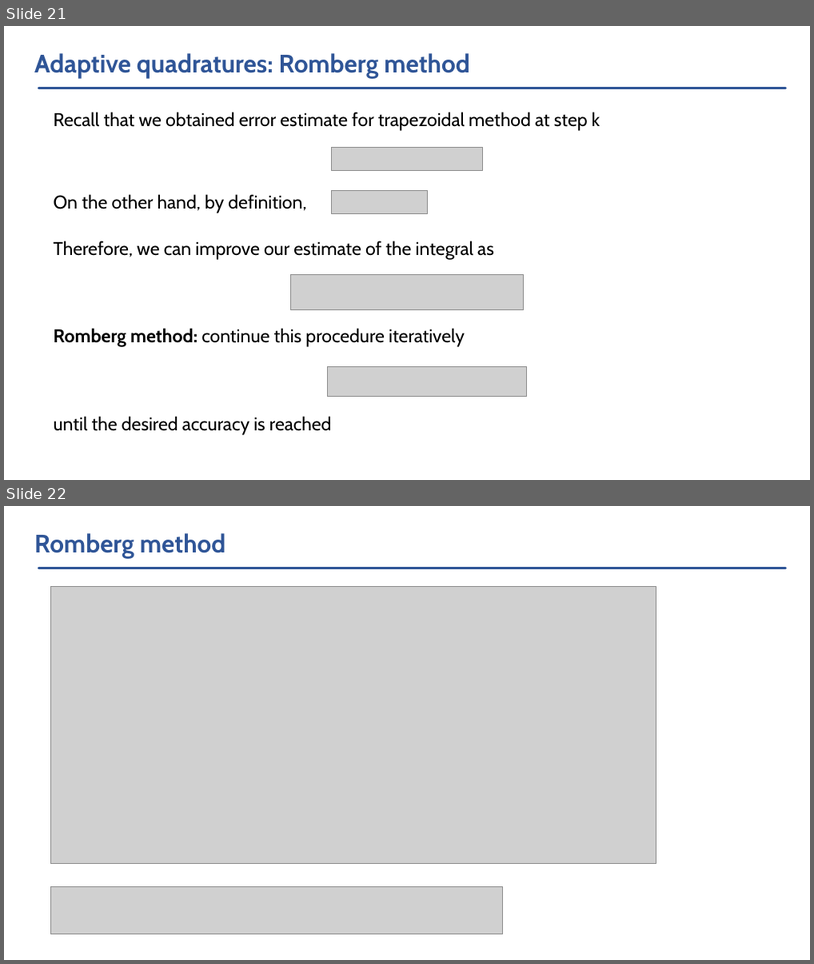
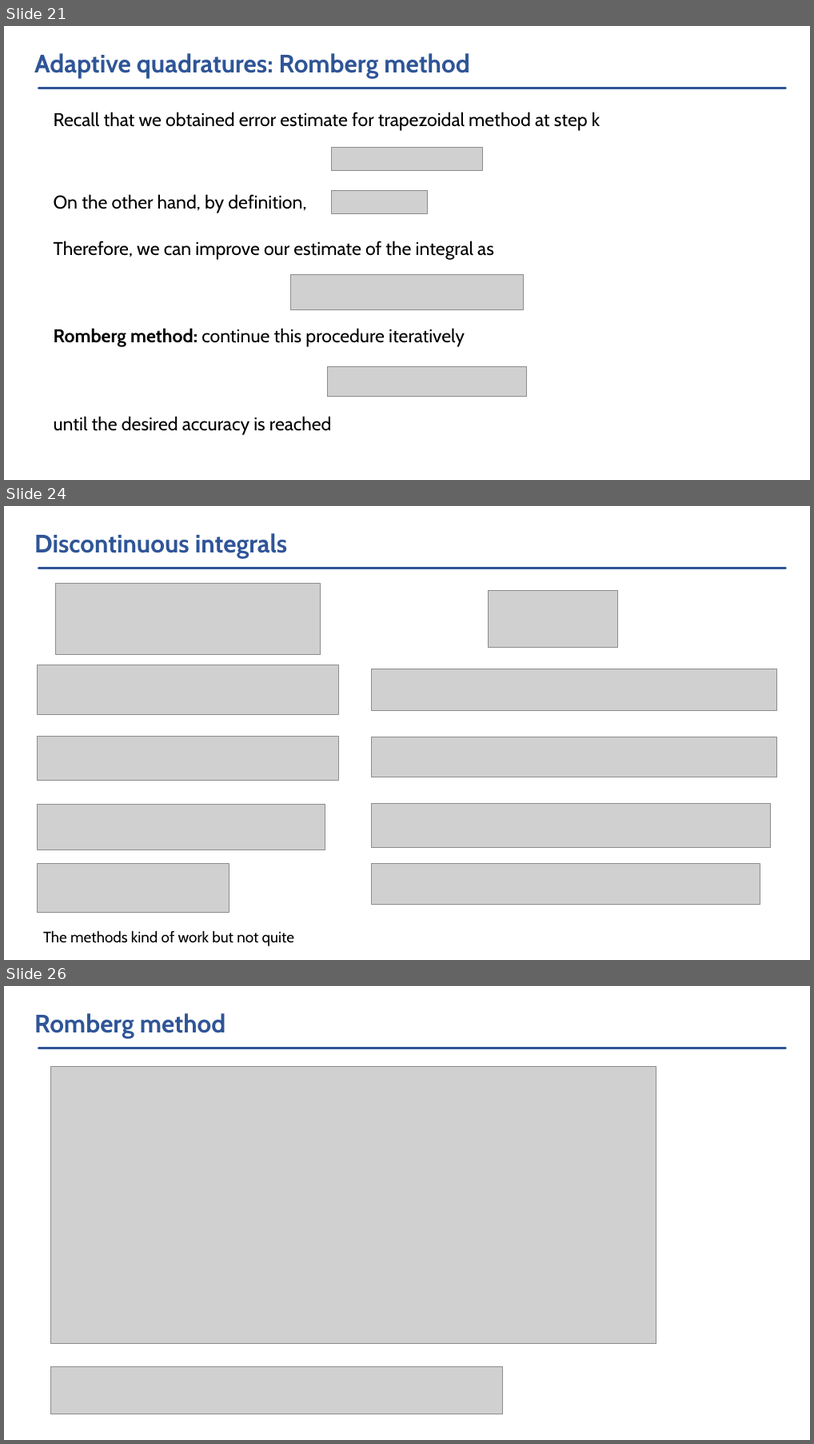
Before and after one commit to vlvovch/PHYS6350-ComputationalPhysics, a slide deck: slides/Lecture8-02-11-25-NumericalIntegration.pptx. Shown one above the other, each under a label of ours: slides 21 and 22 before the commit, slides 21, 24 and 26 after it; the slides between them are not shown. The pictures are 814x964 and 814x1444 pixels, drawn with LibreOffice and Linux fonts; fonts in the diff are those of the drawing; grey boxes stand for pictures. Boxes give left, top, right and bottom in pixels: in the first picture for what was removed or moved away, otherwise in the second. Text is boxed around its words. In the diff, an @@ line names an element or a change of style, - is before the commit and + after.

```diff
--- a/slides/Lecture8-02-11-25-NumericalIntegration.pptx
+++ b/slides/Lecture8-02-11-25-NumericalIntegration.pptx
@@ slide 24 added at (x1=4, y1=506, x2=810, y2=960), background #FFFFFF; not listed: 1 template element that a slide beside it also shows @@
@@ title added at (x1=34, y1=533, x2=287, y2=558), 30 pt, text #2F5597, bold @@
+Discontinuous integrals
@@ picture added at (x1=56, y1=583, x2=321, y2=654) @@
@@ picture added at (x1=489, y1=590, x2=618, y2=647) @@
@@ picture added at (x1=38, y1=664, x2=339, y2=714) @@
@@ picture added at (x1=371, y1=668, x2=777, y2=711) @@
@@ picture added at (x1=38, y1=736, x2=339, y2=780) @@
@@ picture added at (x1=371, y1=737, x2=777, y2=777) @@
@@ picture added at (x1=38, y1=804, x2=326, y2=850) @@
@@ picture added at (x1=371, y1=804, x2=771, y2=848) @@
@@ picture added at (x1=38, y1=864, x2=229, y2=912) @@
@@ picture added at (x1=371, y1=863, x2=760, y2=904) @@
@@ text added at (x1=43, y1=930, x2=294, y2=946), 18 pt, text #000000 @@
+The methods kind of work but not quite
@@ what was slide 22 is now slide 26 @@
```
Also in this commit, not shown: 3 other slides added, 5 other files.
